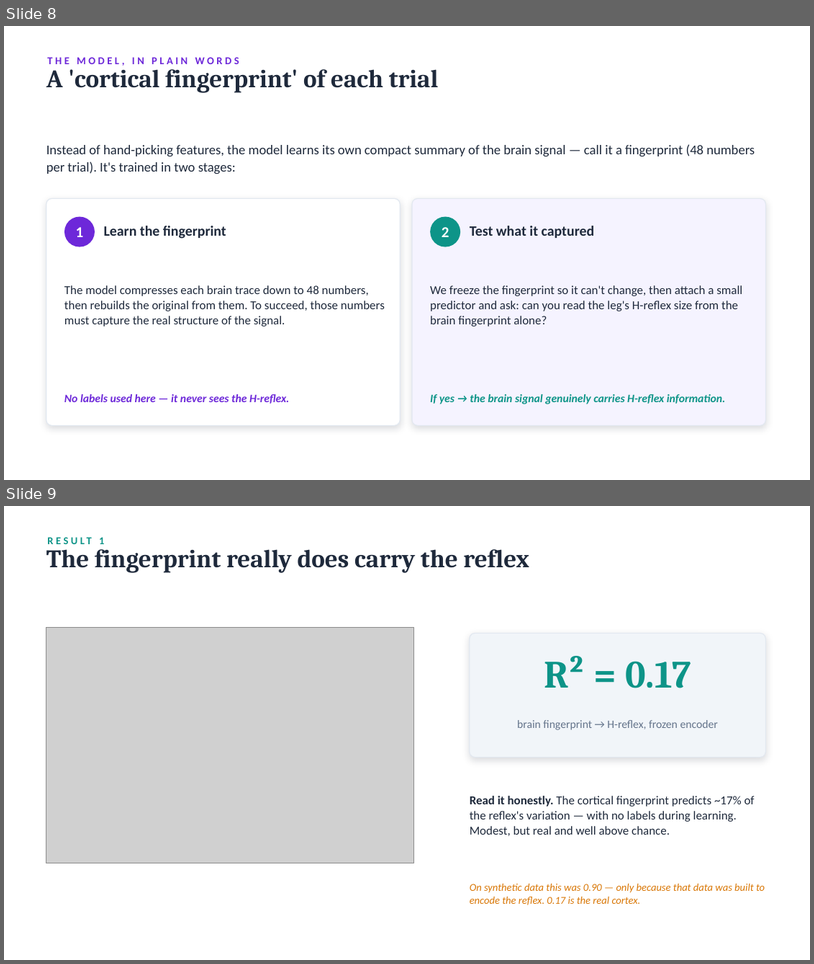
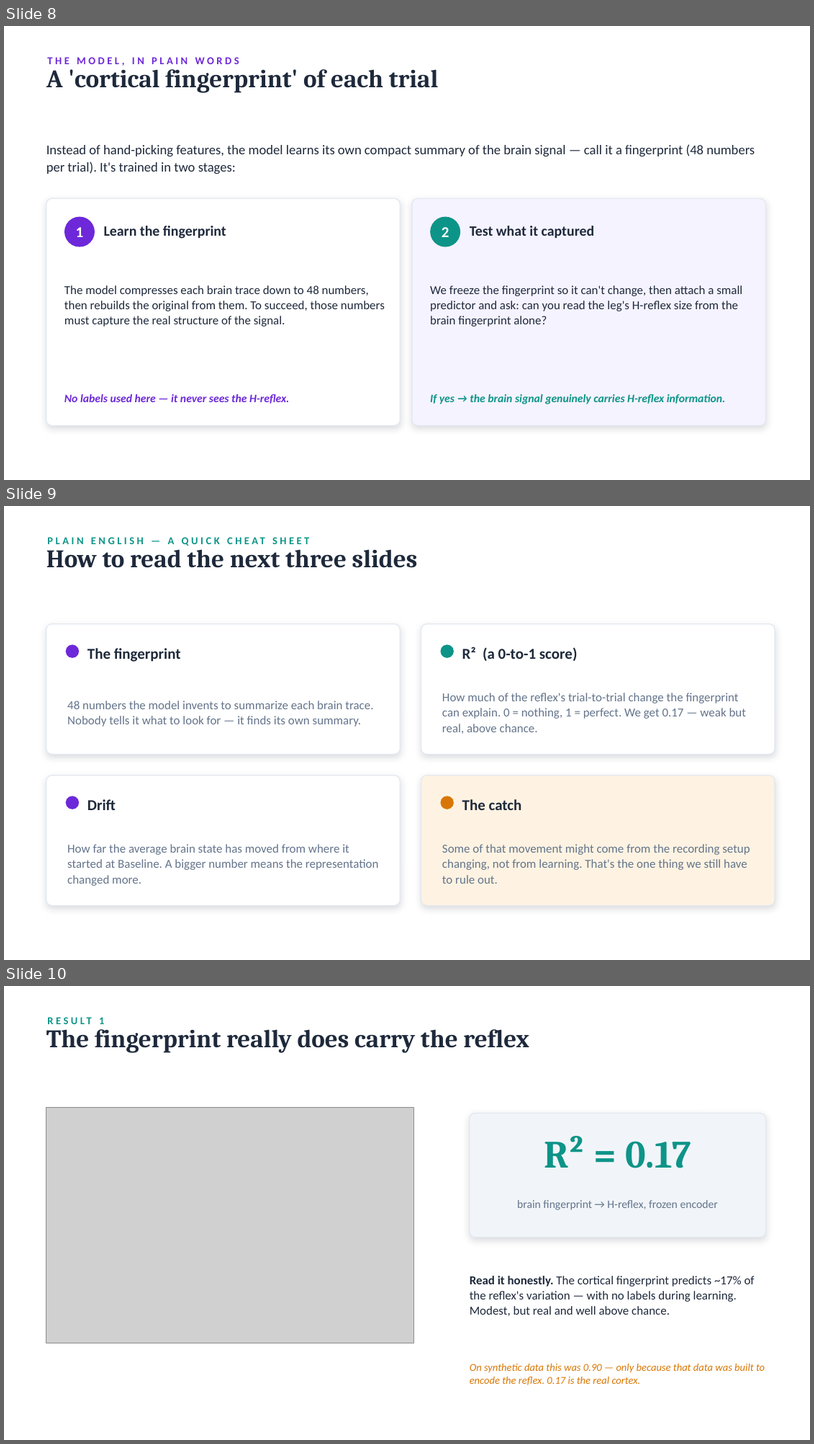
Before and after one commit to switchrao777/hroc-ncan, a slide deck: slides/HROC_Carp_Update_Animal9.pptx. Shown one above the other, each under a label of ours: slides 8 and 9 before the commit, slides 8, 9 and 10 after it. The pictures are 814x964 and 814x1444 pixels, drawn with LibreOffice and Linux fonts; fonts in the diff are those of the drawing; grey boxes stand for pictures. Boxes give left, top, right and bottom in pixels: in the first picture for what was removed or moved away, otherwise in the second. Text is boxed around its words. In the diff, an @@ line names an element or a change of style, - is before the commit and + after.

```diff
--- a/slides/HROC_Carp_Update_Animal9.pptx
+++ b/slides/HROC_Carp_Update_Animal9.pptx
@@ slide 9 added at [4,506,810,960], background #FFFFFF @@
@@ text added at [46,544,418,568], 30 pt, text #1E293B, bold @@
+How to read the next three slides
@@ text added at [62,537,69,544], 12.5 pt, text #0D9488, bold @@
+PLAIN ENGLISH — A QUICK CHEAT SHEET
@@ rounded rectangle added at [46,624,400,754], fill #FFFFFF, outline #E2E8F0 1 pt @@
@@ rounded rectangle added at [422,624,775,754], fill #FFFFFF, outline #E2E8F0 1 pt @@
@@ ellipse added at [66,644,79,658], fill #6D28D9 @@
@@ text added at [88,648,181,662], 18 pt, text #1E293B, bold @@
+The fingerprint
@@ ellipse added at [441,644,454,658], fill #0D9488 @@
@@ text added at [463,646,578,661], 18 pt, text #1E293B, bold @@
+R² (a 0-to-1 score)
@@ text added at [442,692,746,734], 14.5 pt, text #64748B @@
+How much of the reflex's trial-to-trial change the fingerprint can explain. 0 = nothing, 1 = perfect. We get 0.17 — weak but real, above chance.
@@ text added at [67,700,373,726], 14.5 pt, text #64748B @@
+48 numbers the model invents to summarize each brain trace. Nobody tells it what to look for — it finds its own summary.
@@ rounded rectangle added at [46,775,400,906], fill #FFFFFF, outline #E2E8F0 1 pt @@
@@ rounded rectangle added at [422,775,775,906], fill #FEF3E2, outline #E2E8F0 1 pt @@
@@ ellipse added at [66,795,79,809], fill #6D28D9 @@
@@ text added at [88,799,116,810], 18 pt, text #1E293B, bold @@
+Drift
@@ ellipse added at [441,795,454,809], fill #D97706 @@
@@ text added at [463,799,522,810], 18 pt, text #1E293B, bold @@
+The catch
@@ text added at [67,844,379,885], 14.5 pt, text #64748B @@
+How far the average brain state has moved from where it started at Baseline. A bigger number means the representation changed more.
@@ text added at [442,844,750,883], 14.5 pt, text #64748B @@
+Some of that movement might come from the recording setup changing, not from learning. That's the one thing we still have to rule out.
@@ what was slide 9 is now slide 10 @@
```
Also in this commit, not shown: 2 other files.
